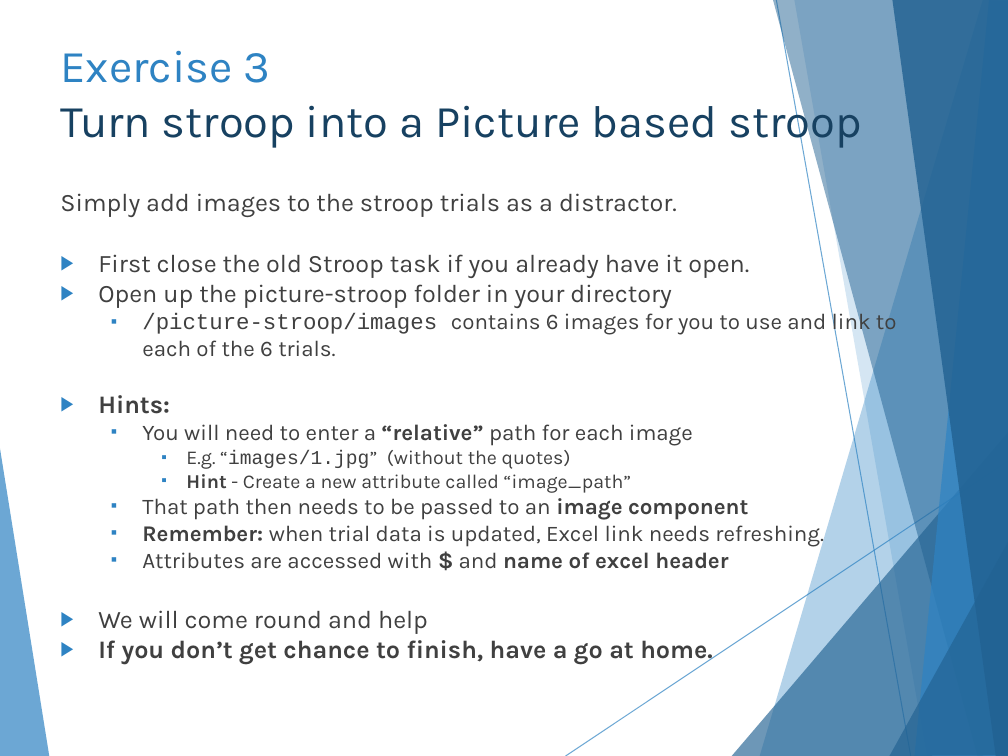
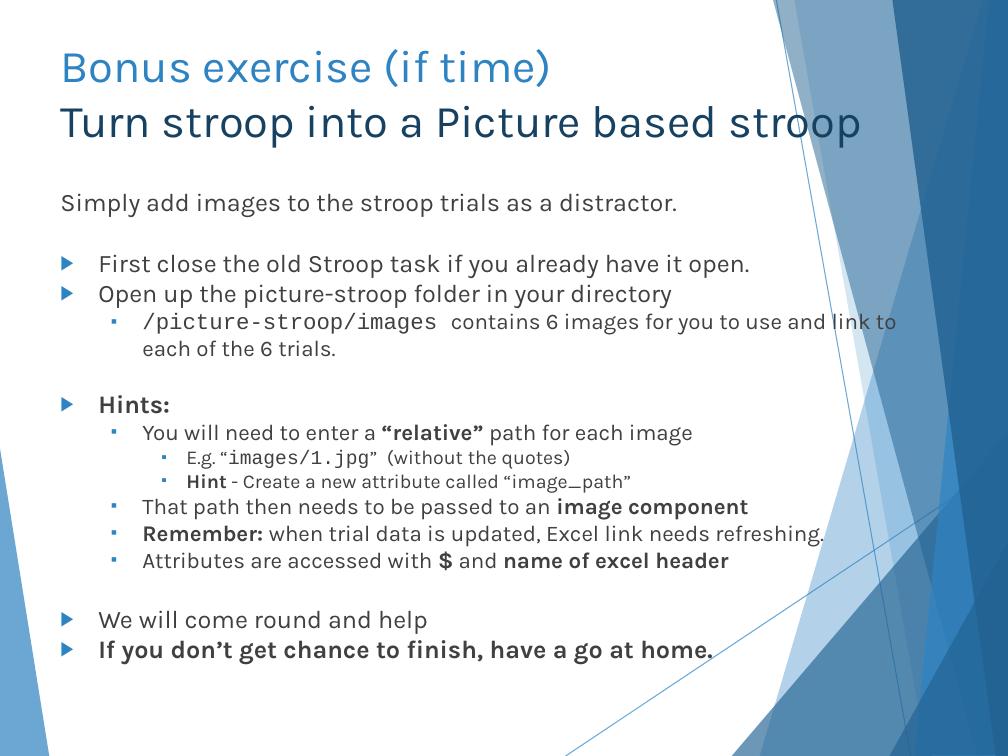
Before and after one commit to hlmpsy/psychopy_training, a slide deck: slide 25 of PsychoPy_FYP/PsychoPy.pptx (slide 31 before the commit). Drawn at 1008x756 pixels with LibreOffice and Linux fonts; fonts in the diff are those of the drawing. Boxes give left, top, right and bottom in pixels: in the first picture for what was removed or moved away, otherwise in the second. Text is boxed around its words. In the diff, an @@ line names an element or a change of style, - is before the commit and + after.

```diff
--- a/PsychoPy_FYP/PsychoPy.pptx
+++ b/PsychoPy_FYP/PsychoPy.pptx
@@ title at bbox=[60, 49, 861, 148]: text changed @@
-Exercise 3
-Turn stroop into a Picture based stroop
+Bonus exercise (if time)
+Turn stroop into a Picture based stroop
```
Also in this commit, not shown: 7 other slides changed, 1 other file.
